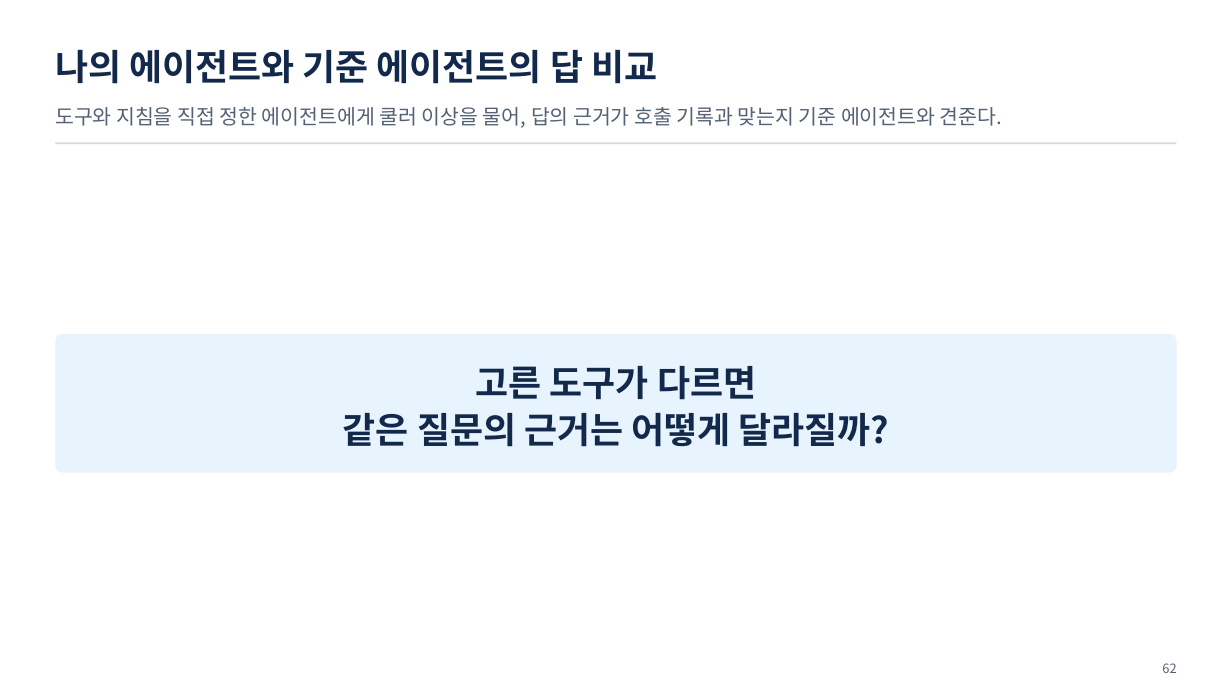
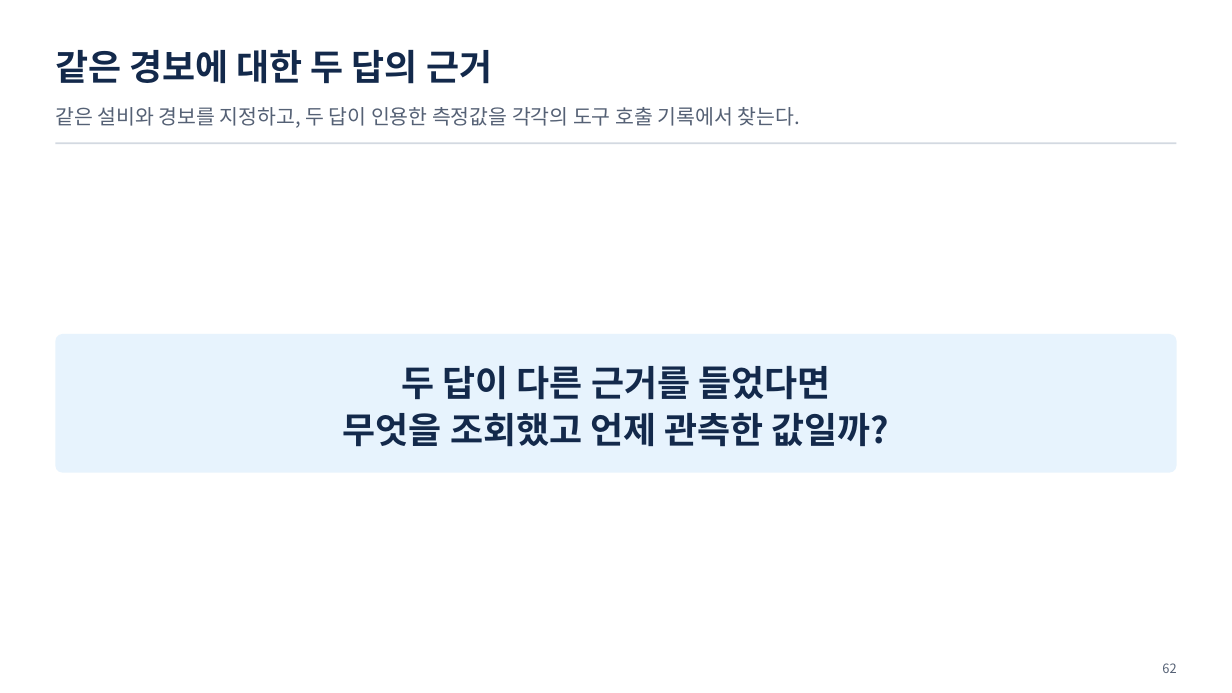
Before and after one commit to uengine-oss/hyd-iot-edu, a slide deck: slide 62 of workspace/강의제작/산출물/통합반/이론/05회차/통합반_05일차.pptx. Drawn at 1232x693 pixels with LibreOffice and Linux fonts; fonts in the diff are those of the drawing. Boxes give left, top, right and bottom in pixels: in the first picture for what was removed or moved away, otherwise in the second. Text is boxed around its words. In the diff, an @@ line names an element or a change of style, - is before the commit and + after.

Commit message:
통합반 5회차 61~62장 비교 실습을 같은 경보의 조회 대상과 관측 시각으로 고친다

```diff
--- a/workspace/강의제작/산출물/통합반/이론/05회차/통합반_05일차.pptx
+++ b/workspace/강의제작/산출물/통합반/이론/05회차/통합반_05일차.pptx
@@ text at (55, 50, 492, 84): text changed @@
-나의 에이전트와 기준 에이전트의 답 비교
+같은 경보에 대한 두 답의 근거
@@ text at (55, 107, 801, 128): text changed @@
-도구와 지침을 직접 정한 에이전트에게 쿨러 이상을 물어, 답의 근거가 호출 기록과 맞는지 기준 에이전트와 견준다.
+같은 설비와 경보를 지정하고, 두 답이 인용한 측정값을 각각의 도구 호출 기록에서 찾는다.
@@ text at (343, 366, 889, 447): text changed @@
-고른 도구가 다르면
-같은 질문의 근거는 어떻게 달라질까?
+두 답이 다른 근거를 들었다면
+무엇을 조회했고 언제 관측한 값일까?
```
Also in this commit, not shown: 1 other slide changed, 19 other files.
